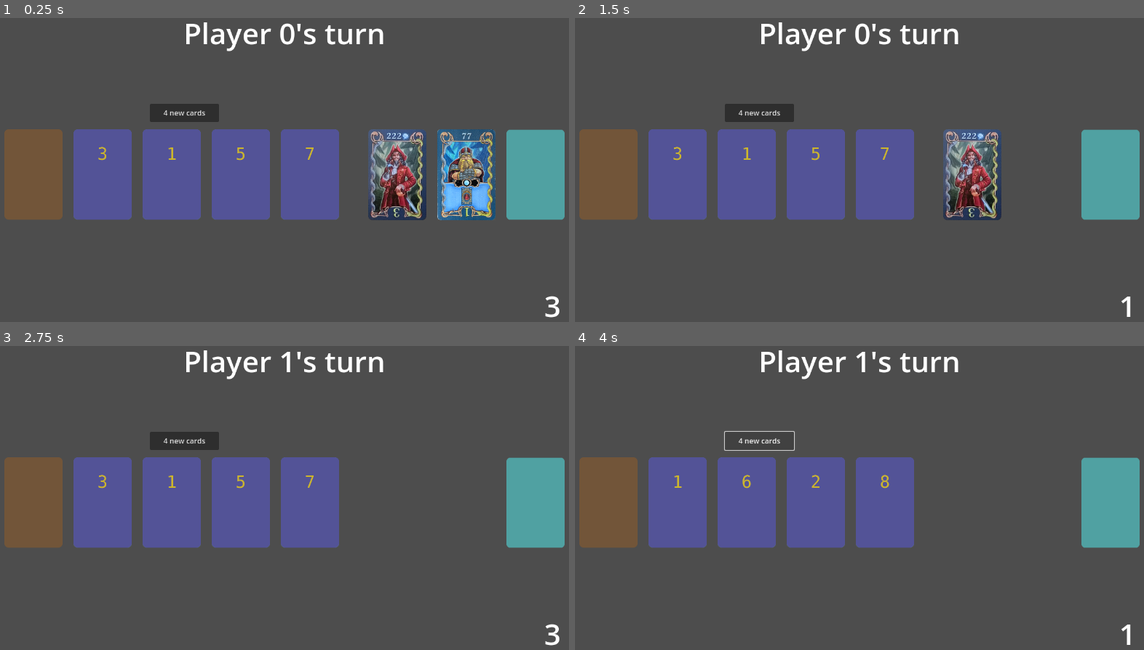
Above: before the commit, frames 1-4 (two rows, left to right).
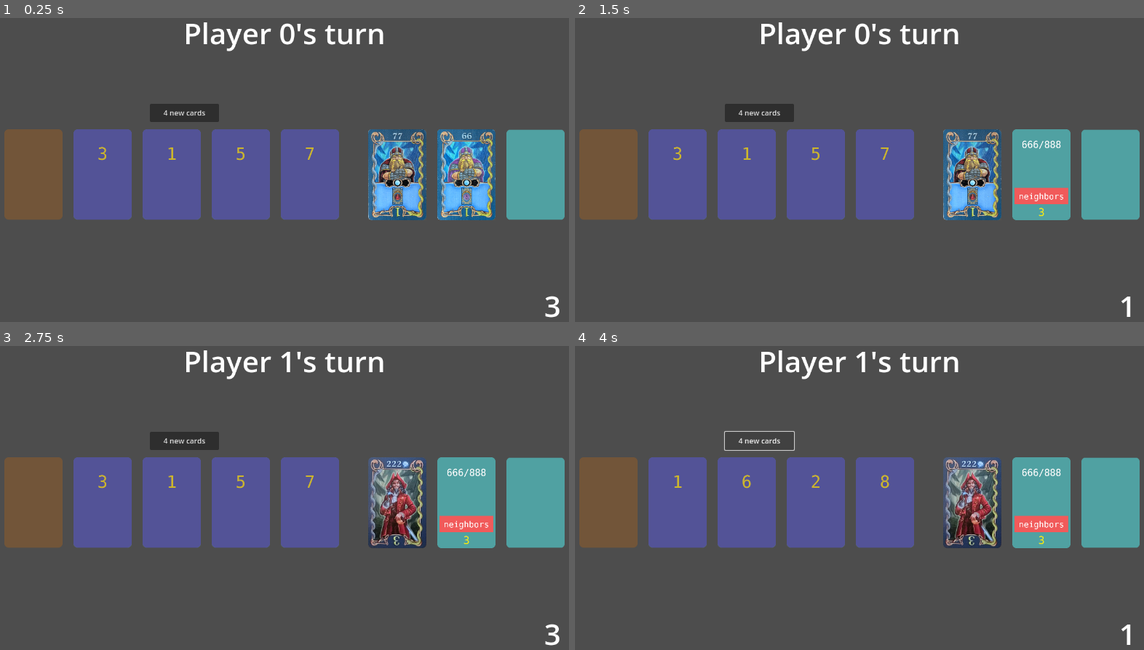
Above: after the commit, the same moments.

Repository: vbackeberg/game1
Game: Godot game, scene res://src/main.tscn
The game is run twice, just before and just after one commit, with the same random seed, the same clock (stepped at 60 frames per second) and the same inputs.
Inputs (mouse positions are in pixels of both pictures, inside the frame that each line leads up to):
- Up to frame 1 (0.25 s): no input
- Up to frame 2 (1.5 s): click (1109, 176) at 0.5 s; click (1041, 176) at 1.27 s
- Up to frame 3 (2.75 s): click (398, 504) at 2.02 s
- Up to frame 4 (4 s): click "4 new cards" at 2.75 s; click "4 new cards" at 3.5 s

The runs differ from the first frame. In frame 1, 3.6% of the frame differs, in the area x 64-88%, y 36-67%; in frame 2, 5.8%; in frame 3, 5.7%; in frame 4, 5.7%.

Commit message:
add is owner function for cards that can be played by non-owners

Diff:
--- a/src/card_character.gd
+++ b/src/card_character.gd
@@ -10,6 +10,7 @@
 var effect := func(_player): pass
 var asset_path: String
 var backside := false
+var playerOwner: Node2D
 
 func _init(p_buy, p_points, p_diamonds, p_asset_path) -> void:
 	buy = p_buy
--- a/src/middle_area.gd
+++ b/src/middle_area.gd
@@ -160,8 +160,11 @@
 func _load_chars() -> Array[CardCharacter]:
 	return [
 		CardCharacter.new(
-			func(player): return {
-				resources =_includes(player.selectedResources, player.additionalResources, [2, 2, 2]),
+			func(player, card): return {
+				resources = null,
+				diamonds = null
+				} if !_is_owner(player, card) else {
+				resources = _includes(player.selectedResources, player.additionalResources, [2, 2, 2]),
 				diamonds = _enough_diamonds(player.selectedDiamonds, 1)
 				},
 			3,
@@ -169,16 +172,46 @@
 			"pirate"
 		),
 		CardCharacter.new(
-			func(player): return _includes(player.selectedResources, player.additionalResources, [2, 2, 2]),
-			3,
+			func(player, card): return {
+				resources = null,
+				diamonds = null
+				} if !_is_owner(player, card) else {
+				resources = _includes(player.selectedResources, player.additionalResources, [6, 6]),
+				diamonds = []
+				},
+			1,
 			0,
 			"dwarf-6"
 		),
 		CardCharacter.new(
-			func(player): return _includes(player.selectedResources, player.additionalResources, [2, 2, 2]),
+			func(player, card): return {
+				resources = null,
+				diamonds = null
+				} if !_is_owner(player, card) else {
+				resources = _includes(player.selectedResources, player.additionalResources, [7, 7]),
+				diamonds = []
+				},
+			1,
+			0,
+			"dwarf-7"
+		),
+		CardCharacter.new(
+			func(player): return {
+				resources = _includes_either_or(player.selectedResources, player.additionalResources, [6, 6, 6], [8, 8, 8]),
+				diamonds = []
+				},
 			3,
 			0,
-			"dwarf-7"
+			"neighbors-6-8"
+		),
+		CardCharacter.new(
+			func(player): return {
+				resources = _includes_either_or(player.selectedResources, player.additionalResources, [4, 4, 4], [5, 5, 5]),
+				diamonds = []
+				},
+			3,
+			0,
+			"neighbors-4-5"
 		),
 	]
 
@@ -452,3 +485,7 @@
 	if selectedDiamonds.size() >= required:
 		return selectedDiamonds.slice(0, required)
 	return null
+
+
+func _is_owner(player: Node2D, card: CardCharacter):
+	return player == card.playerOwner
--- a/src/player_area.gd
+++ b/src/player_area.gd
@@ -117,6 +117,7 @@
 
 	else:
 		card.visible = visible
+		card.playerOwner = self
 		charactersOnPayField.append(card)
 		add_child(card)
 
@@ -129,7 +130,7 @@
 # If any in paid is null, player cannot play the character.
 # Removes spent resources and diamonds and puts them on graveyard
 func _on_character_card_pressed(card: CardCharacter) -> void:
-	var paid = card.buy.call(self)
+	var paid = card.buy.call(self, card)
 	if paid.resources == null or paid.diamonds == null:
 		print("not enough resources selected")
 		# TODO show label with missing resources
